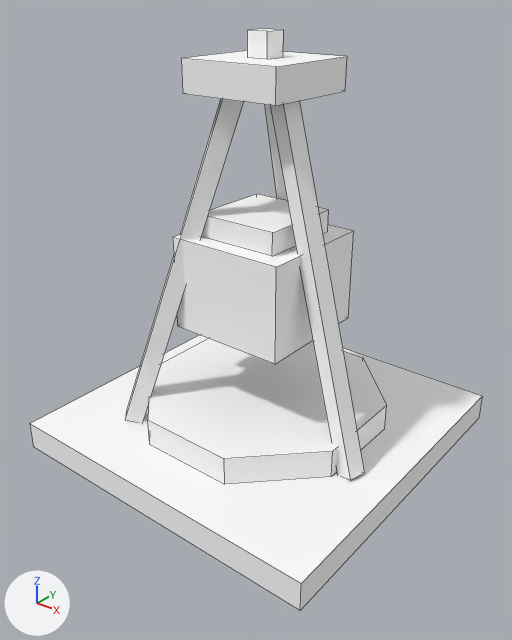
Before and after pictures for a commit that changed the OBJ model Assets/Art/Models/Buildings/generated/extractor_1.obj.
One viewpoint serves both versions: a 50 mm camera at (1.103, -1.413, 1.244) aimed at (0.03, -0.071, 0.413). Every picture has the same lights, and +X, +Y and +Z are marked at lower left. The picture after the commit comes second. Mesh edges are drawn as thin lines. Where no turn or scale is listed for an object, it has been applied to the vertices. Vertices at exactly the same position are counted once.

The first picture shows 'Body'.
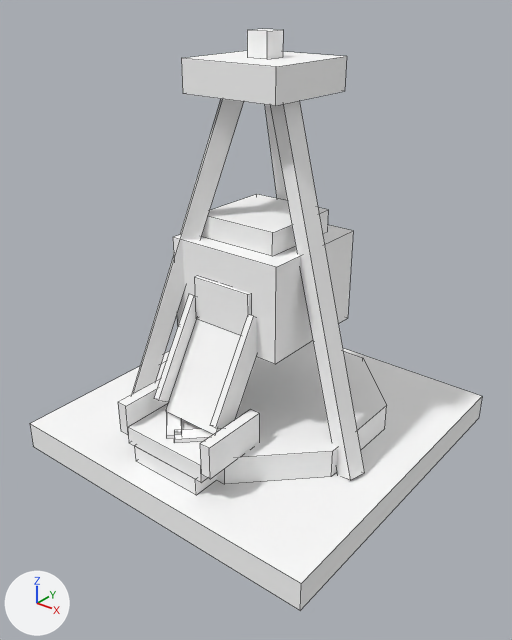
What differs and where, as boxes [x1, y1, x2, y2] in the pictures (512 x 640 px):
part 1 of me_body, added: after [194, 276, 250, 335]
part 2 of me_body, added: after [134, 446, 217, 495]
part 3 of me_body, added: after [128, 404, 207, 482]
part 4 of me_body, added: after [200, 409, 259, 479]
part 5 of me_body, added: after [118, 379, 168, 435]
part 6 of me_body, added: after [154, 294, 256, 443]

Patch to the scene script:
```diff
--- a/Assets/Art/Models/Buildings/generated/extractor_1.obj.py
+++ b/Assets/Art/Models/Buildings/generated/extractor_1.obj.py
@@ me_body @@
 # used by ob_body; location = (0.0, 0.0, 0.0)
-me_body.from_pydata(...)  # 88 vertices, 64 faces; spans x -0.48..0.48, y -0.48..0.48, z 0.0..1.13
+me_body.from_pydata(...)  # 168 vertices, 124 faces; spans x -0.48..0.48, y -0.48..0.48, z 0.0..1.13
+# me_body part 1: a new loose piece, a box spanning x -0.09..0.09, y -0.178..-0.166, z 0.42..0.54, in mat_wi_palette (white #ffffff)
+# me_body part 2: a new loose piece, a box spanning x -0.11..0.11, y -0.41..-0.22, z 0.08..0.13, in mat_wi_palette (white #ffffff)
+# me_body part 3: a new loose piece, a box spanning x -0.13..0.13, y -0.41..-0.22, z 0.13..0.18, in mat_wi_palette (white #ffffff)
+# me_body part 4: a new loose piece, a box spanning x 0.13..0.16, y -0.41..-0.22, z 0.155..0.245, in mat_wi_palette (white #ffffff)
+# me_body part 5: a new loose piece, a box spanning x -0.16..-0.13, y -0.41..-0.22, z 0.155..0.245, in mat_wi_palette (white #ffffff)
+# me_body part 6
+# 20 vertices are added at x -0.11..0.11, y -0.382..-0.27, z 0.181..0.238
+# 12 new vertices lie (0.0, 0.15, 0.25) away from vertices in x -0.11..0.11, y -0.33..-0.27, z 0.184..0.238
+# 8 new vertices lie (0.0, 0.0, 0.01) away from vertices in x -0.098..0.098, y -0.382..-0.271, z 0.181
+# 30 new faces join them
 me_body.materials.append(mat_wi_palette)
```
